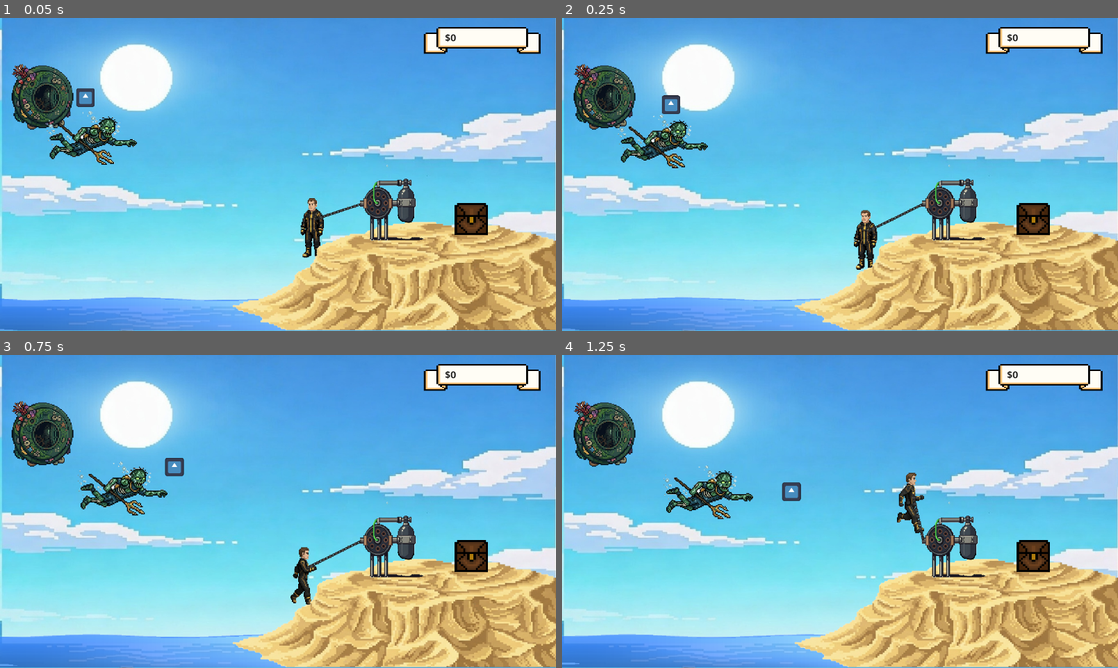
Above: before the commit, frames 1-4 (two rows, left to right).
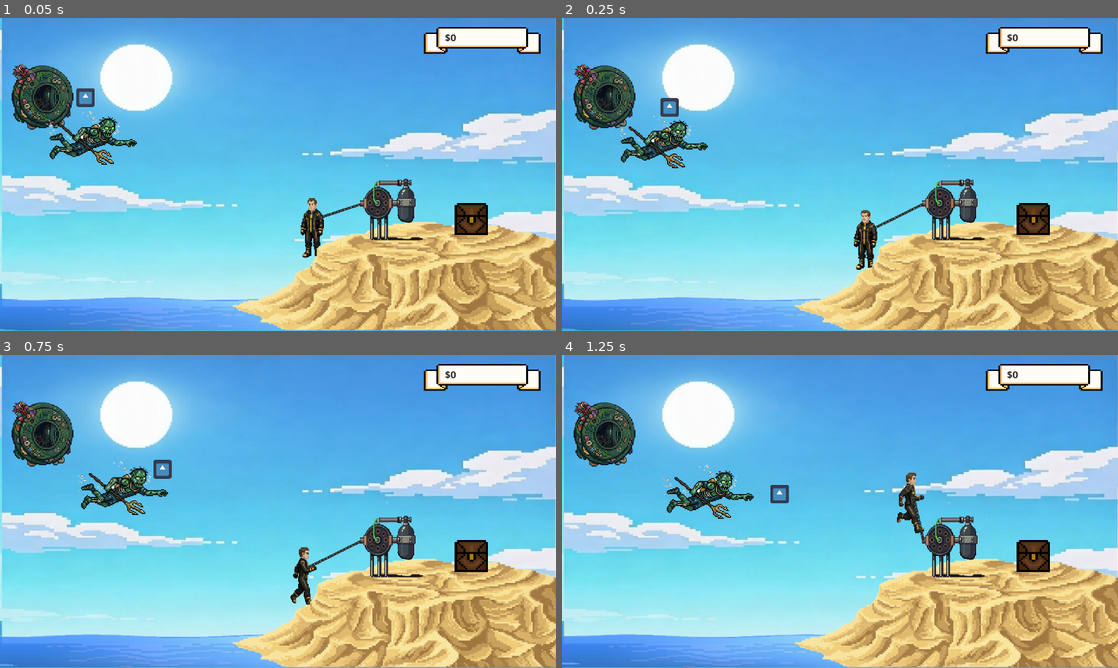
Above: after the commit, the same moments.

Repository: Jadiefication/Campfire-GameJam
Game: Godot game, scene res://scenes/base.tscn
Same seed, same stepped clock (60 frames per second), same inputs: the game is played once before the commit and once after it. This scene is started directly instead of the project's main scene. The engine's default icon, where the game draws it, is replaced by a stand-in: a white triangle on a blue panel in a dark square.
Inputs:
- Up to frame 1 (0.05 s): no input
- Up to frame 2 (0.25 s): no input
- Up to frame 3 (0.75 s): hold Right (move_right) from 0.53 s (still down); tap E (Interact) at 0.6 s
- Up to frame 4 (1.25 s): keep holding Right (move_right); tap Space (Jump) at 0.77 s

Frame 1 is identical in both runs. In frame 2, 0.2% of the frame differs, in the area x 17-22%, y 24-32%; in frame 3, 0.9%, in the area x 14-34%, y 32-52%; in frame 4, 0.9%.

Commit message:
zadny merge conflict pls

Diff:
--- a/project.godot
+++ b/project.godot
@@ -61,6 +61,12 @@
 ]
 }
 
+[layer_names]
+
+2d_physics/layer_1="Player"
+2d_physics/layer_2="World"
+2d_physics/layer_3="Water"
+
 [physics]
 
 3d/physics_engine="Jolt Physics"
--- a/scenes/attack_fish_dash.tscn
+++ b/scenes/attack_fish_dash.tscn
@@ -8,6 +8,7 @@
 
 [node name="dash_fish_enemy" type="CharacterBody2D" unique_id=909622500]
 scale = Vector2(0.3, 0.3)
+collision_layer = 4
 script = ExtResource("1_kg1jg")
 
 [node name="Sprite2D" type="Sprite2D" parent="." unique_id=1463527814]
--- a/scenes/base.tscn
+++ b/scenes/base.tscn
@@ -125,6 +125,7 @@
 
 [node name="Island" type="StaticBody2D" parent="." unique_id=2020899278]
 position = Vector2(129, 110)
+collision_layer = 2
 
 [node name="Sprite2D" type="Sprite2D" parent="Island" unique_id=602292386]
 position = Vector2(685, 346.00003)
--- a/scenes/chest.tscn
+++ b/scenes/chest.tscn
@@ -30,6 +30,7 @@
 size = Vector2(72, 67)
 
 [node name="Chest" type="Area2D" unique_id=1329740356]
+collision_layer = 2
 script = ExtResource("1_gqd3d")
 
 [node name="CollisionShape2D" type="CollisionShape2D" parent="." unique_id=972433500]
@@ -52,6 +53,7 @@
 vertical_alignment = 1
 
 [node name="StaticBody2D" type="StaticBody2D" parent="." unique_id=1778084858]
+collision_layer = 2
 
 [node name="CollisionShape2D" type="CollisionShape2D" parent="StaticBody2D" unique_id=184919901]
 position = Vector2(-1, 0.5)
--- a/scenes/fish_spawner.tscn
+++ b/scenes/fish_spawner.tscn
@@ -31,6 +31,7 @@
 radius = 68.35203
 
 [node name="Area2D" type="Area2D" unique_id=570606193]
+collision_layer = 2
 script = ExtResource("1_auosd")
 attack_fish_dash = ExtResource("2_q8in3")
 
--- a/scenes/oxygen_tank.tscn
+++ b/scenes/oxygen_tank.tscn
@@ -13,7 +13,12 @@
 texture = ExtResource("1_ycgen")
 
 [node name="StaticBody2D" type="StaticBody2D" parent="." unique_id=941649634]
+collision_layer = 2
 
-[node name="CollisionShape2D" type="CollisionShape2D" parent="StaticBody2D" unique_id=1143566364]
+[node name="CollisionShape2D" type="CollisionShape2D" parent="StaticBody2D" unique_id=1400416458]
 position = Vector2(66, 10)
 shape = SubResource("RectangleShape2D_ghbyf")
+
+[node name="CollisionShape2D" type="CollisionShape2D" parent="." unique_id=1143566364]
+position = Vector2(66, 10)
+shape = SubResource("RectangleShape2D_ghbyf")
--- a/scenes/player.tscn
+++ b/scenes/player.tscn
@@ -55,6 +55,7 @@
 }]
 
 [node name="CharacterBody2D" type="CharacterBody2D" unique_id=614309881 groups=["player"]]
+collision_mask = 2
 
 [node name="CollisionShape2D" type="CollisionShape2D" parent="." unique_id=862562871 groups=["player"]]
 position = Vector2(-4, 19)
--- a/scenes/zombie.tscn
+++ b/scenes/zombie.tscn
@@ -9,6 +9,7 @@
 
 [node name="CharacterBody2D" type="CharacterBody2D" unique_id=1747079483]
 scale = Vector2(0.2, 0.2)
+collision_layer = 4
 script = ExtResource("1_httt1")
 
 [node name="CollisionShape2D" type="CollisionShape2D" parent="." unique_id=1484160050]
--- a/scripts/adam.gd
+++ b/scripts/adam.gd
@@ -14,11 +14,14 @@
 @onready var rope_line = get_parent().get_node("PinJoint2D/Line2D")
 @onready var hook = get_parent().get_node("oxygen_tank")
 
+var _money: int = 0
+
 @export var money: int = 0:
+	get:
+		return _money
 	set(value):
-		money = value
+		_money = value
 		change_money()
-
 # --- INTERNAL VARIABLES ---
 var rope_active: bool = false
 var hook_position: Vector2 = Vector2.ZERO
@@ -70,7 +73,7 @@
 			sprite.play("Walk")
 		sprite.flip_h = direction < 0
 	else:
-		velocity.x = move_toward(velocity.x, 0, speed)
+		velocity.x = lerp(velocity.x, 0.0, 0.1)
 		if sprite.animation == "Walk":
 			sprite.play("Idle")
 
Not shown: 1 places in scenes/base.tscn that only renumber resources
